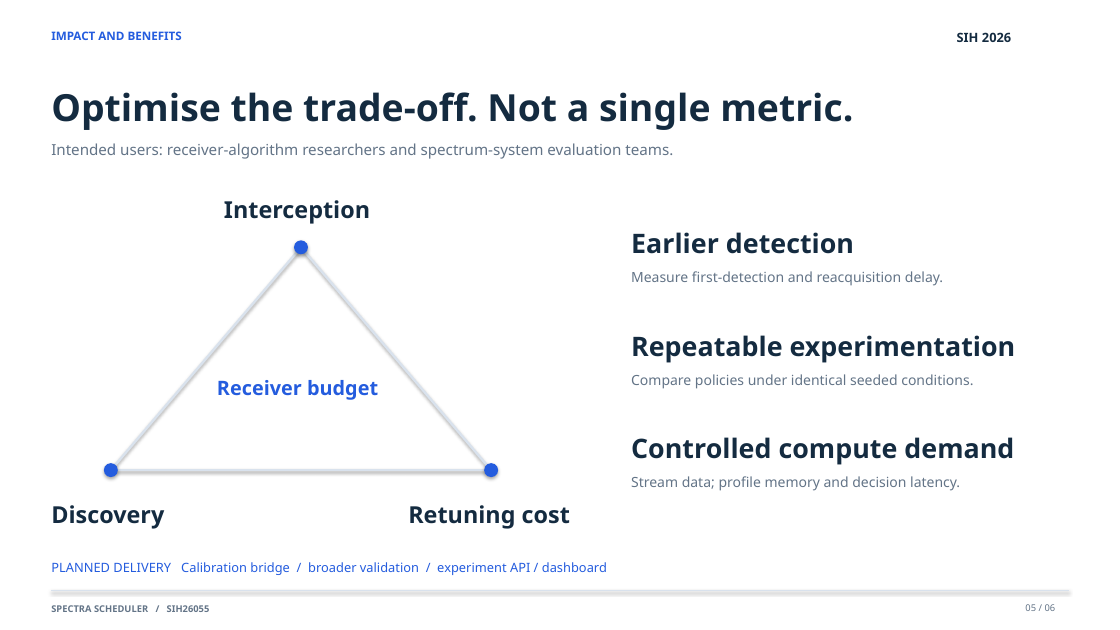
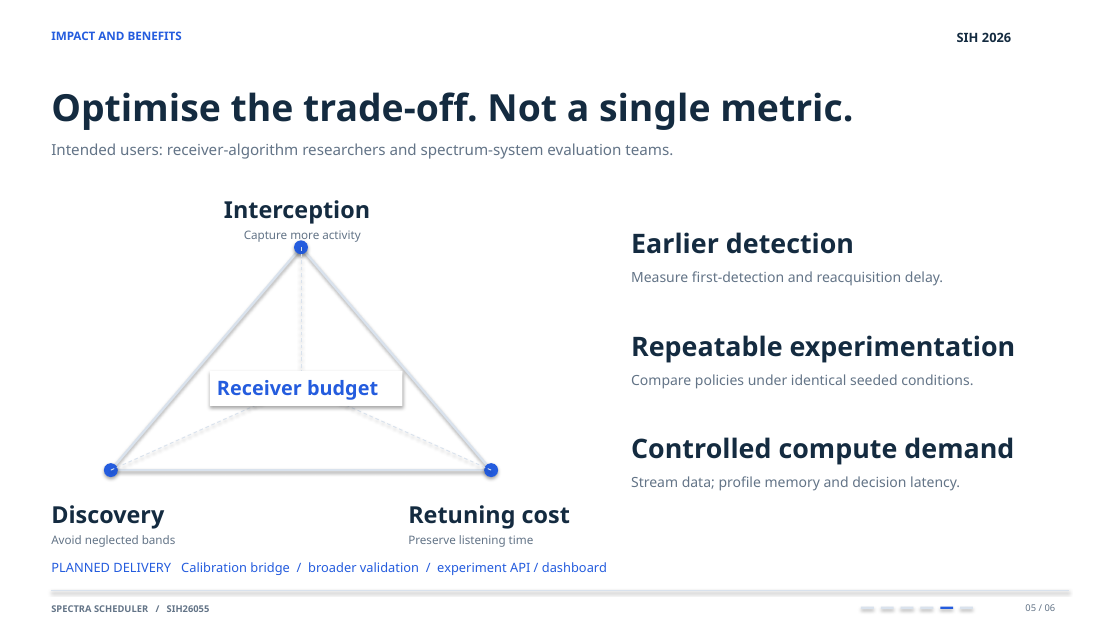
Before and after one commit to Siwach777/spectra-scheduler, a slide deck: slide 5 of ppt/Spectra-Scheduler-SIH2026.pptx. Drawn at 1120x630 pixels with LibreOffice and Linux fonts; fonts in the diff are those of the drawing. Boxes give left, top, right and bottom in pixels: in the first picture for what was removed or moved away, otherwise in the second. Text is boxed around its words. In the diff, an @@ line names an element or a change of style, - is before the commit and + after.

```diff
--- a/ppt/Spectra-Scheduler-SIH2026.pptx
+++ b/ppt/Spectra-Scheduler-SIH2026.pptx
@@ text added at [244, 230, 360, 243], 10 pt, text #637487 @@
+Capture more activity
@@ line added from (301, 247) to (301, 385), #D9E2ED 0.8 pt dashed @@
@@ line added from (111, 471) to (301, 385), #D9E2ED 0.8 pt dashed @@
@@ rectangle added at [210, 371, 402, 407], fill #FFFFFF @@
@@ line added from (492, 471) to (301, 385), #D9E2ED 0.8 pt dashed @@
@@ text added at [51, 535, 176, 547], 10 pt, text #637487 @@
+Avoid neglected bands
@@ text added at [408, 535, 534, 547], 10 pt, text #637487 @@
+Preserve listening time
@@ rectangle added at [861, 607, 874, 609], fill #D9E2ED @@
@@ rectangle added at [881, 607, 894, 609], fill #D9E2ED @@
@@ rectangle added at [901, 607, 913, 609], fill #D9E2ED @@
@@ rectangle added at [921, 607, 933, 609], fill #D9E2ED @@
@@ rectangle added at [940, 607, 953, 609], fill #245CDE @@
@@ rectangle added at [960, 607, 973, 609], fill #D9E2ED @@
```
Also in this commit, not shown: 5 other slides changed, 3 other files.
